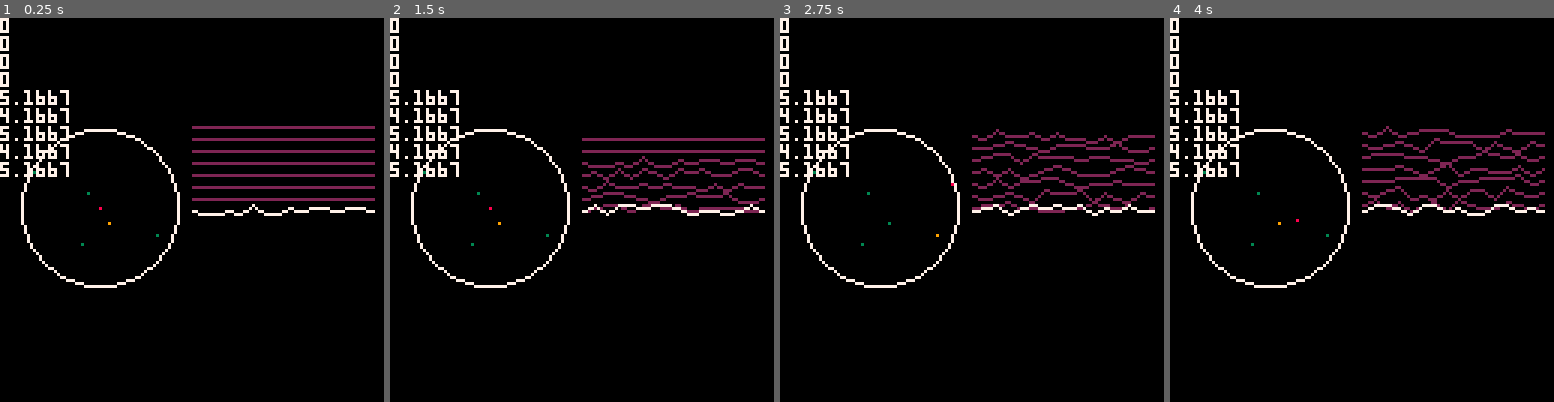
Above: before the commit, frames 1-4 (left to right).
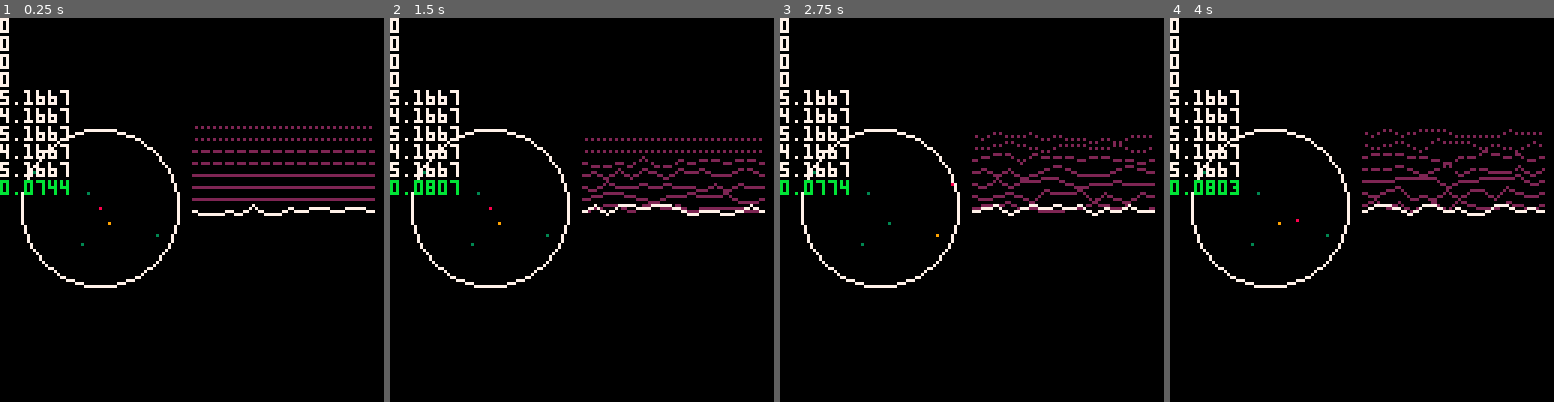
Above: after the commit, the same moments.

Repository: GerodruS/scanner8
Game: PICO-8 cartridge game.p8
Two runs of this game, one before a commit and one after it. Both use one fixed random seed, a clock stepped at 60 frames per second and the inputs below.
Inputs:
- Up to frame 1 (0.25 s): no input
- Up to frame 2 (1.5 s): tap X (X key) at 0.33, 1.07 s
- Up to frame 3 (2.75 s): hold Right 1.6-2.1 s; tap X (X key) at 1.85 s; hold Up 2.15-2.42 s; hold Right from 2.47 s (still down)
- Up to frame 4 (4 s): tap X (X key) at 2.97 s; release Right at 3.03 s; hold Left 3.08-3.58 s; hold Down 3.63-3.97 s

The runs differ from the first frame. In frame 1, 0.9% of the frame differs, in the area x 0-98%, y 28-47%; in frame 2, 0.8%; in frame 3, 0.8%; in frame 4, 0.9%.

Commit message:
Added shadow

Diff:
--- a/game.p8
+++ b/game.p8
@@ -127,11 +127,21 @@
  for i=signals_count,2,-1 do
   pos[2]=y-(i-2)*signal_y_offset-(1-(next_signal_time-t)/next_signal_delay)*signal_y_offset
   draw_signal(signals[i],pos,2)
+
+  if i==signals_count-1 then
+   for x=pos[1],pos[1]+(count(signals[i])-1)*4,4 do
+    line(x,4,x,50,0)
+   end
+  elseif i==signals_count-3 then
+   for x=pos[1]+2,pos[1]+(count(signals[i])-1)*4,4 do
+    line(x,4,x,50,0)
+   end
+  end
  end
  pos[2]=y
  draw_signal(signals[1],pos,7)
 
--- print(stat(1))
+ color(11) print(stat(1))
 end
 
 function draw_signal(signal,pos,clr)
